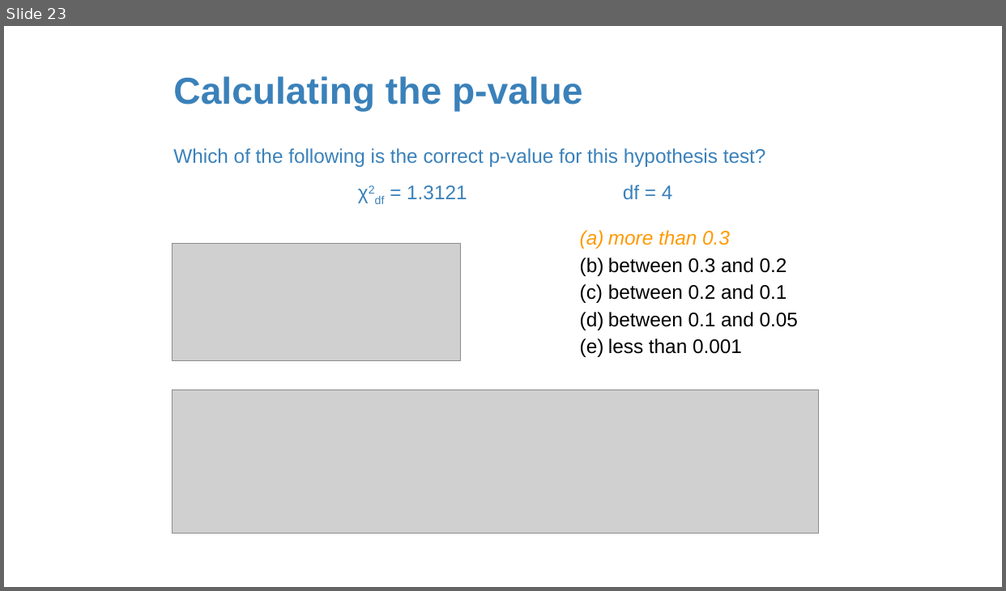
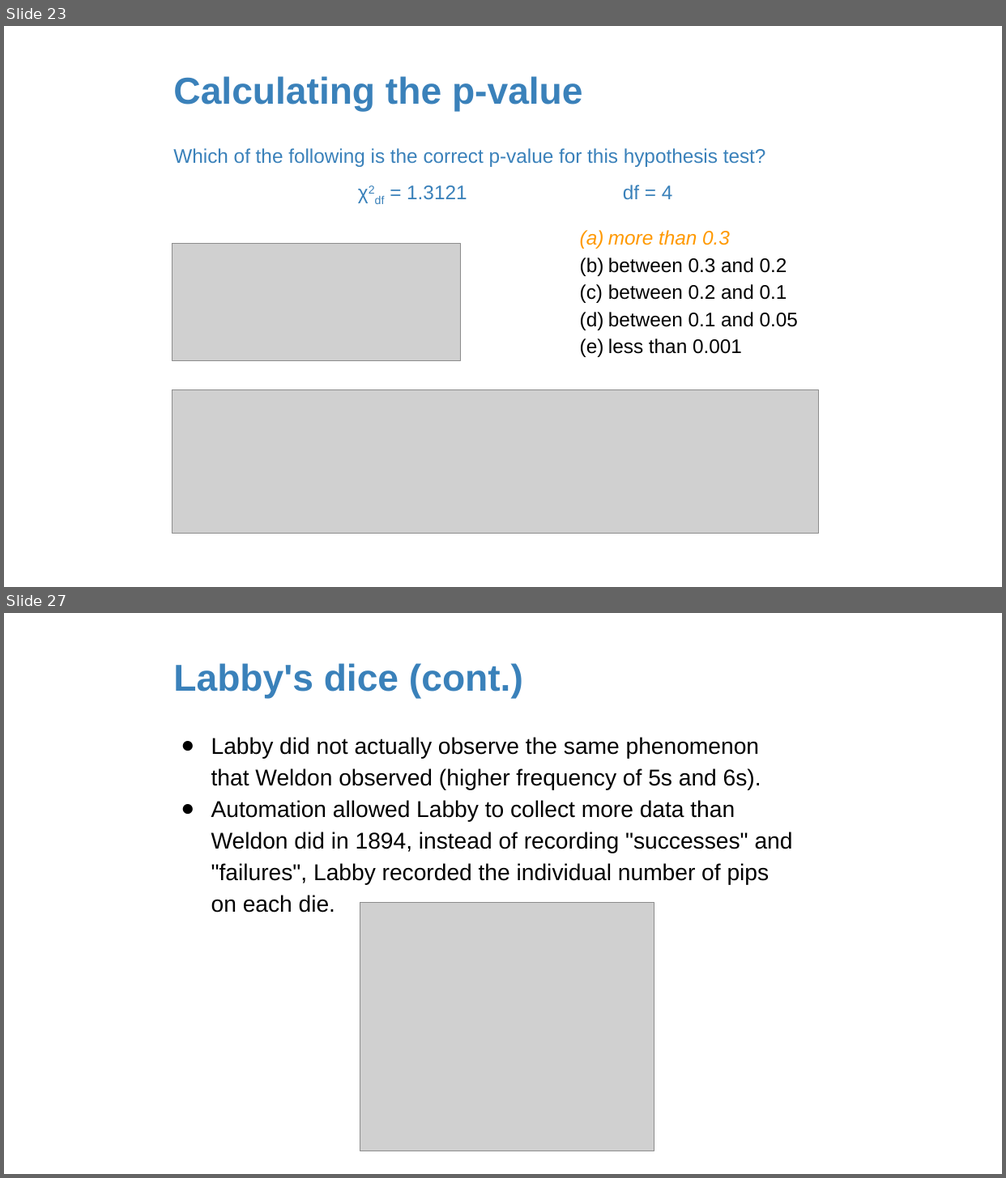
Before and after one commit to amosca01/MATH108-F23, a slide deck: slides/18-difference-many-proportions.pptx. Shown one above the other, each under a label of ours: slide 23 before the commit, slides 23 and 27 after it; the slides between them are not shown. The pictures are 1006x591 and 1006x1178 pixels, drawn with LibreOffice and Linux fonts; fonts in the diff are those of the drawing; grey boxes stand for pictures. Boxes give left, top, right and bottom in pixels: in the first picture for what was removed or moved away, otherwise in the second. Text is boxed around its words. In the diff, an @@ line names an element or a change of style, - is before the commit and + after.

```diff
--- a/slides/18-difference-many-proportions.pptx
+++ b/slides/18-difference-many-proportions.pptx
@@ slide 27 added at (4, 613, 1002, 1174), background #FFFFFF @@
@@ title added at (173, 663, 523, 699), 36 pt, text #3A81BA, bold @@
+Labby's dice (cont.)
@@ text added at (211, 737, 793, 913), 22 pt, text #000000 @@
+● Labby did not actually observe the same phenomenon that Weldon observed (higher frequency of 5s and 6s).
+● Automation allowed Labby to collect more data than Weldon did in 1894, instead of recording "successes" and "failures", Labby recorded the individual number of pips on each die.
@@ picture added at (360, 903, 654, 1152) @@
```
Also in this commit, not shown: 82 other slides added, 7 other files.
